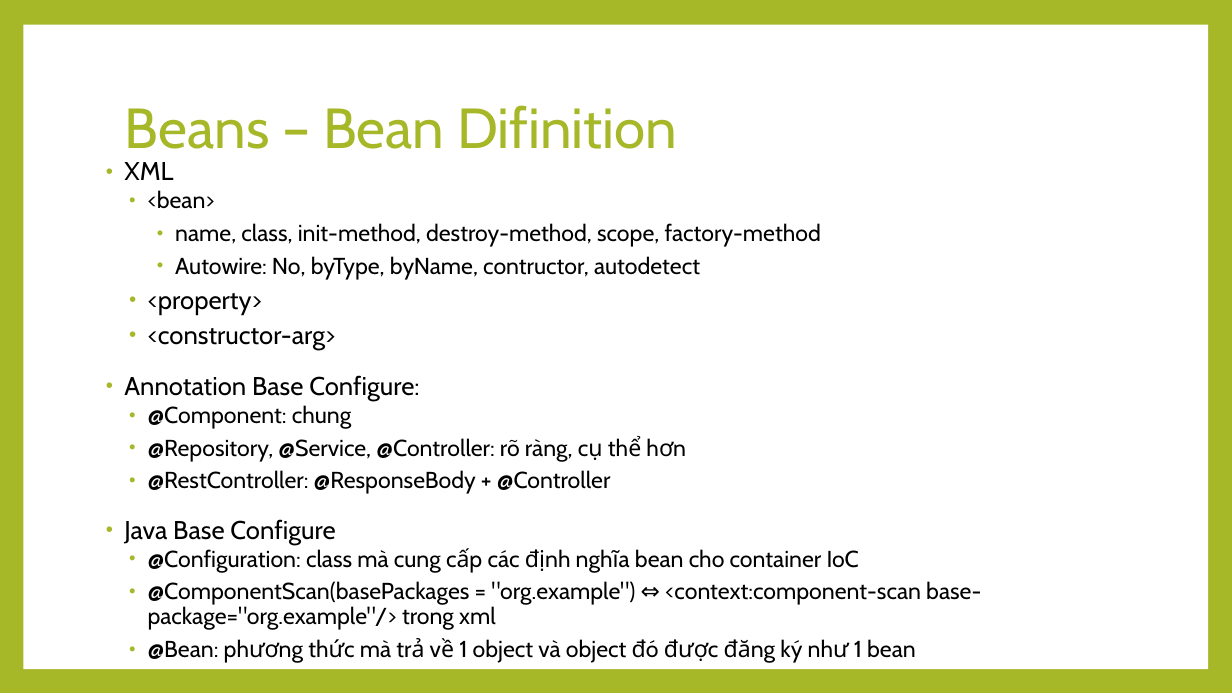
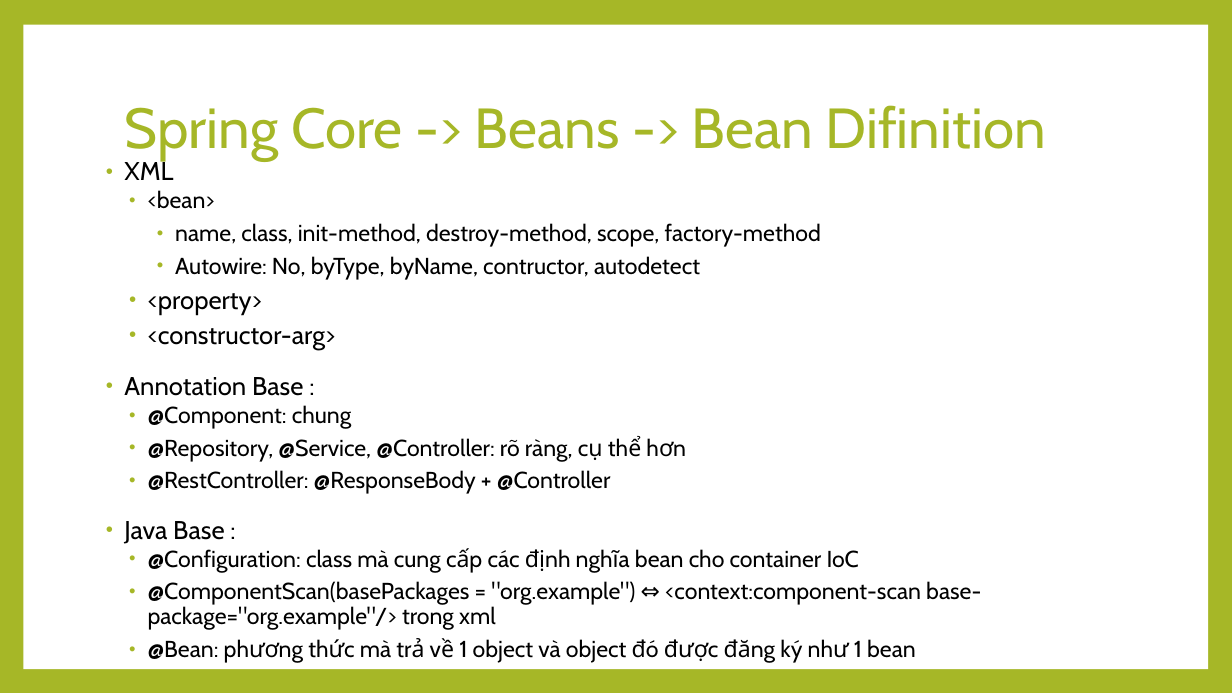
Before and after one commit to thaolt007/spring-doc, a slide deck: slide 8 of Spring.pptx. Drawn at 1232x693 pixels with LibreOffice and Linux fonts; fonts in the diff are those of the drawing. Boxes give left, top, right and bottom in pixels: in the first picture for what was removed or moved away, otherwise in the second. Text is boxed around its words. In the diff, an @@ line names an element or a change of style, - is before the commit and + after.

Commit message:
spring mvc continute

```diff
--- a/Spring.pptx
+++ b/Spring.pptx
@@ title at (x1=125, y1=105, x2=1046, y2=161): text changed @@
-Beans – Bean Difinition
+Spring Core -> Beans -> Bean Difinition
@@ text at (x1=124, y1=377, x2=303, y2=396): text changed @@
-• Annotation Base Configure:
+• Annotation Base :
@@ text at (x1=124, y1=521, x2=224, y2=544): text changed @@
-• Java Base Configure
+• Java Base :
```
Also in this commit, not shown: 10 other slides changed, 2 slides added, 2 other files.
